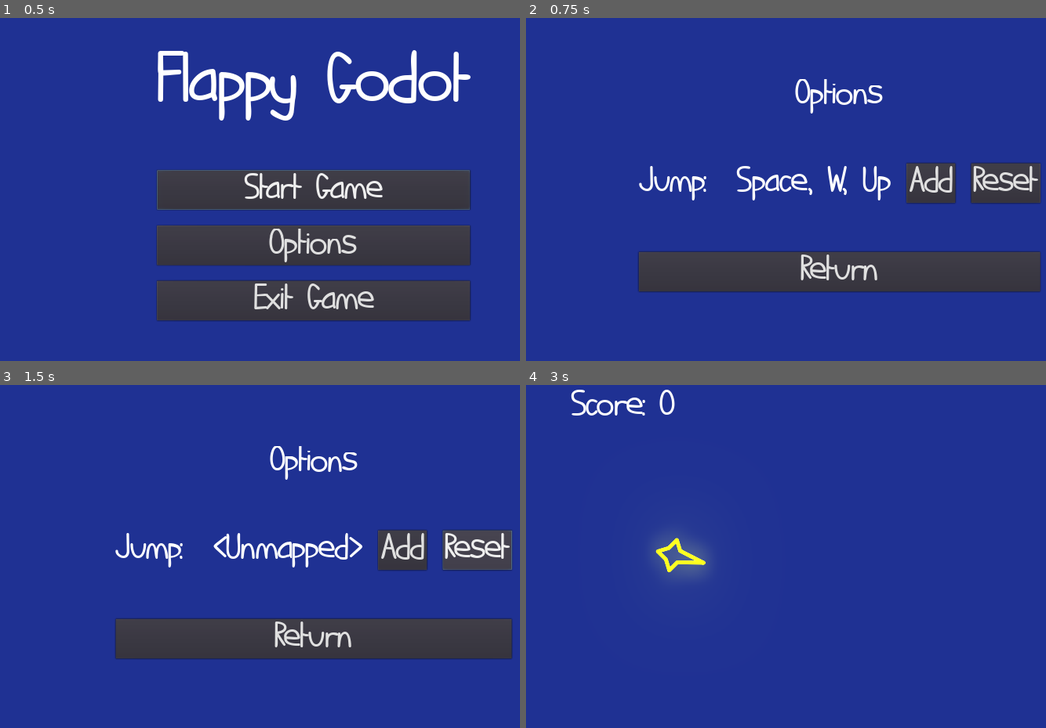
Above: before the commit, frames 1-4 (two rows, left to right).
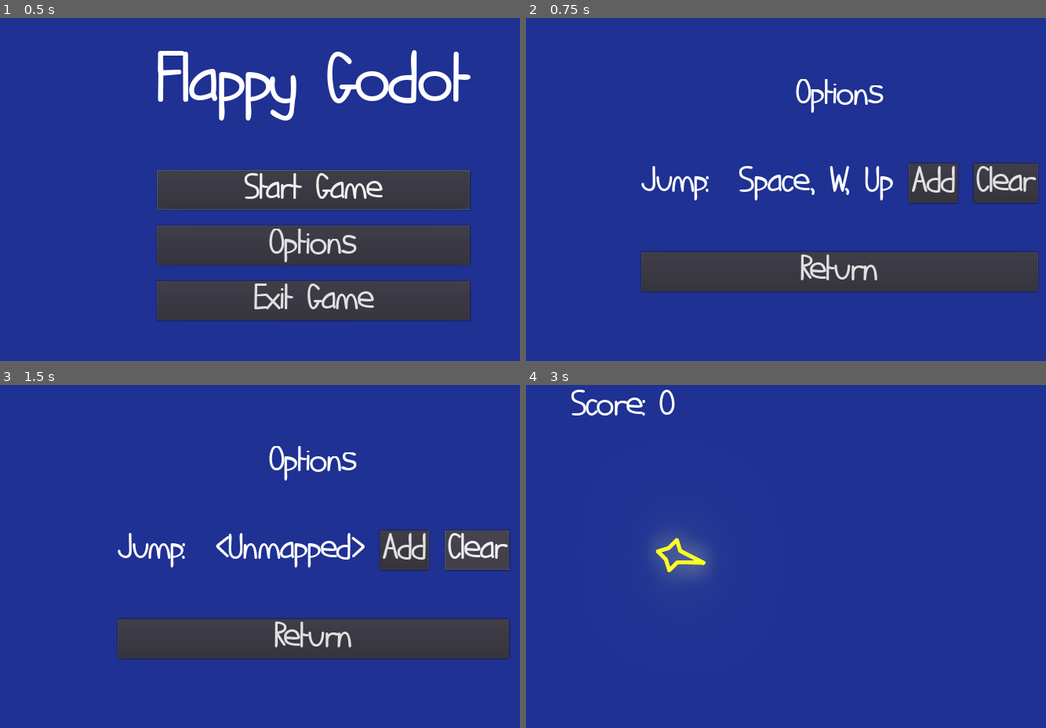
Above: after the commit, the same moments.

Repository: kdreese/flappy-godot
Game: Godot game, scene res://States/Menu/Menu.tscn
The game is run twice, just before and just after one commit, with the same random seed, the same clock (stepped at 60 frames per second) and the same inputs.
Inputs:
- Up to frame 1 (0.5 s): no input
- Up to frame 2 (0.75 s): click "Options" at 0.5 s
- Up to frame 3 (1.5 s): click "Reset" (after the commit: "Clear") at 1.25 s
- Up to frame 4 (3 s): click "Return" at 2 s; click "Start Game" at 2.75 s

Frame 1 is identical in both runs. In frame 2, 2.9% of the frame differs, in the area x 21-100%, y 17-80%; in frame 3, 2.9%, in the area x 22-99%, y 17-80%; in frame 4, nothing differs.

Commit message:
Added config file

Diff:
--- a/States/OptionsMenu/OptionsMenu.gd
+++ b/States/OptionsMenu/OptionsMenu.gd
@@ -47,5 +47,6 @@
 
 
 func _on_ReturnButton_pressed() -> void:
+	SaveData.save_settings()
 	var error = get_tree().change_scene("res://States/Menu/Menu.tscn")
 	assert(not error)
--- a/States/OptionsMenu/OptionsMenu.tscn
+++ b/States/OptionsMenu/OptionsMenu.tscn
@@ -11,21 +11,21 @@
 }
 
 [node name="VBoxContainer" type="VBoxContainer" parent="."]
-margin_left = 386.0
+margin_left = 390.0
 margin_top = 141.0
-margin_right = 894.0
+margin_right = 889.0
 margin_bottom = 578.0
 custom_constants/separation = 100
 
 [node name="Title" type="Label" parent="VBoxContainer"]
-margin_right = 508.0
+margin_right = 499.0
 margin_bottom = 75.0
 text = "Options"
 align = 1
 
 [node name="GridContainer" type="GridContainer" parent="VBoxContainer"]
 margin_top = 175.0
-margin_right = 508.0
+margin_right = 499.0
 margin_bottom = 256.0
 custom_constants/hseparation = 32
 columns = 4
@@ -50,13 +50,13 @@
 
 [node name="ResetJumpButton" type="Button" parent="VBoxContainer/GridContainer"]
 margin_left = 366.0
-margin_right = 508.0
+margin_right = 499.0
 margin_bottom = 81.0
-text = "Reset"
+text = "Clear"
 
 [node name="ReturnButton" type="Button" parent="VBoxContainer"]
 margin_top = 356.0
-margin_right = 508.0
+margin_right = 499.0
 margin_bottom = 437.0
 text = "Return"
 
--- /dev/null
+++ b/States/OptionsMenu/SaveData.gd
@@ -0,0 +1,37 @@
+extends Node
+
+
+const SAVE_PATH := "user://config.cfg"
+
+var high_score := 0
+
+
+func _ready() -> void:
+	load_settings()
+
+
+func load_settings() -> void:
+	var config := ConfigFile.new()
+	var error := config.load(SAVE_PATH)
+	if error == OK:
+		if config.has_section_key("score", "high_score"):
+			var high_score_config = config.get_value("score", "high_score")
+			if high_score_config is int:
+				high_score = high_score_config
+		if config.has_section_key("inputs", "jump"):
+			var jump_config = config.get_value("inputs", "jump")
+			if jump_config is Array:
+				for event in jump_config:
+					if not (event is InputEvent):
+						return	# Improperly formatted, bailout
+				InputMap.action_erase_events("jump")
+				for event in jump_config:
+					InputMap.action_add_event("jump", event)
+
+
+func save_settings() -> void:
+	var config := ConfigFile.new()
+	config.set_value("score", "high_score", high_score)
+	config.set_value("inputs", "jump", InputMap.get_action_list("jump"))
+	var error := config.save(SAVE_PATH)
+	assert(not error)
--- a/project.godot
+++ b/project.godot
@@ -13,6 +13,10 @@
 config/name="flappy-godot"
 run/main_scene="res://States/Menu/Menu.tscn"
 config/icon="res://icon.png"
+
+[autoload]
+
+SaveData="*res://States/OptionsMenu/SaveData.gd"
 
 [display]
 
